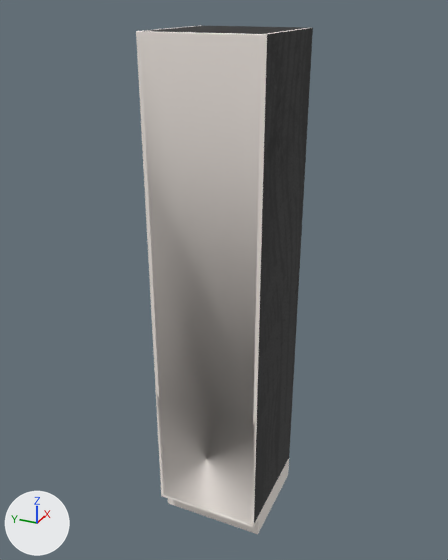
The FBX model Assets/Models/KitchenAssets/highCabinet.fbx, before and after one commit.
Both versions are drawn from a 50 mm camera at (-2.81, -1.25, 2.91) aimed at (0.01, 0.02, 1.5). The lights are fixed; the arrows at lower left show +X, +Y and +Z. Where no turn or scale is listed for an object, it has been applied to the vertices.

In view in the first picture: 'highCabinet'.
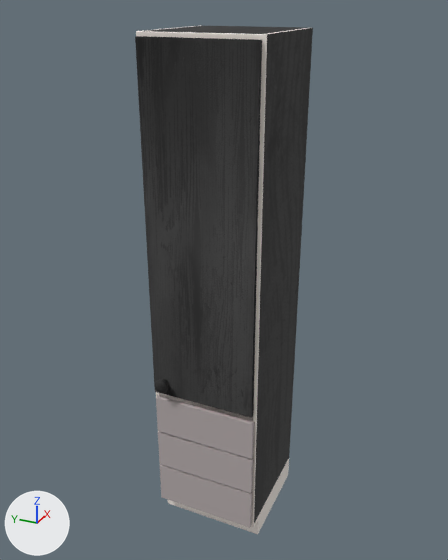
Boxes (x1, y1, x2, y2) around the edits, measured in the pictures (448 x 560 px):
'door', added (black)
    after: (135, 36, 262, 418)
'box1', added
    after: (156, 396, 254, 459)
'box2', added
    after: (158, 431, 253, 493)
'box3', added
    after: (160, 464, 252, 528)
'knob', added
    after: (155, 379, 169, 393)
'highCabinet', unchanged, covered by the edit
    both: (136, 25, 313, 534)

The edits, one by one:
Material 'WoodenDoor' (mat_woodendoor) is new.
Its base color is (0.487, 0.431, 0.431) (grey #b9afaf).
Mesh me_door3_005 is new.
It is a box spanning x -0.331..-0.305, y -0.297..0.283, z 0.141..0.388.
It uses material mat_woodendoor (grey #b9afaf).
Mesh me_door3_004 is new.
It is a box spanning x -0.331..-0.305, y -0.297..0.283, z 0.398..0.628.
It uses material mat_woodendoor (grey #b9afaf).
Mesh me_door is new.
It is a box spanning x -1.49..-1.47, y -1.33..-0.75, z 0.91..2.75.
It uses material mat_wooddarkgrey (picture img_wooddarkgrey_jpg).
Mesh me_door3_003 is new.
It is a box spanning x -0.331..-0.305, y -0.297..0.283, z 0.638..0.868.
It uses material mat_woodendoor (grey #b9afaf).
Mesh me_knob is new.
It consists of a UV sphere (32 segments, 16 rings, poles along z) spanning x -1.5561..-1.5069, y -0.8603..-0.7822, z 0.9472..1.0253; a 32-sided cylinder along x spanning x -1.5335..-1.4859, y -0.8449..-0.7974, z 0.9626..1.0101.
It uses material mat_wooddarkgrey (picture img_wooddarkgrey_jpg).
Object 'box3' (ob_box3) is new; it shows me_door3_005.
Its location is (0.0, 0.0, 0.0).
Object 'box2' (ob_box2) is new; it shows me_door3_004.
Its location is (0.0, 0.0, 0.0).
Object 'door' (ob_door) is new; it shows me_door.
Its location is (1.162, 1.041, 0.0).
Object 'box1' (ob_box1) is new; it shows me_door3_003.
Its location is (0.0, 0.0, 0.0).
Object 'knob' (ob_knob) is new; it shows me_knob.
Its location is (1.162, 1.041, 0.0).
